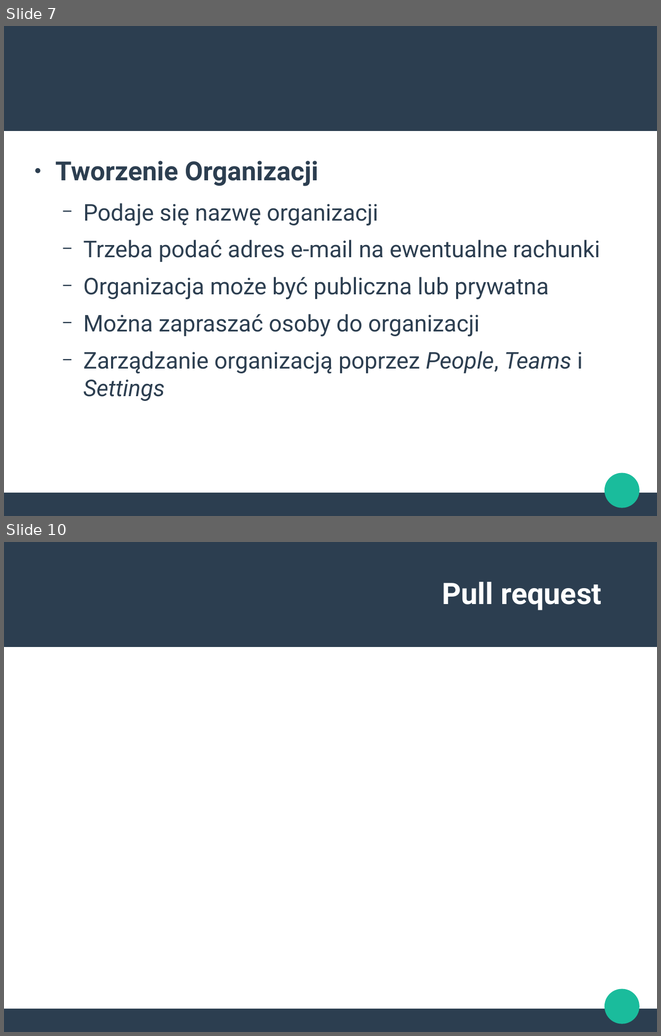
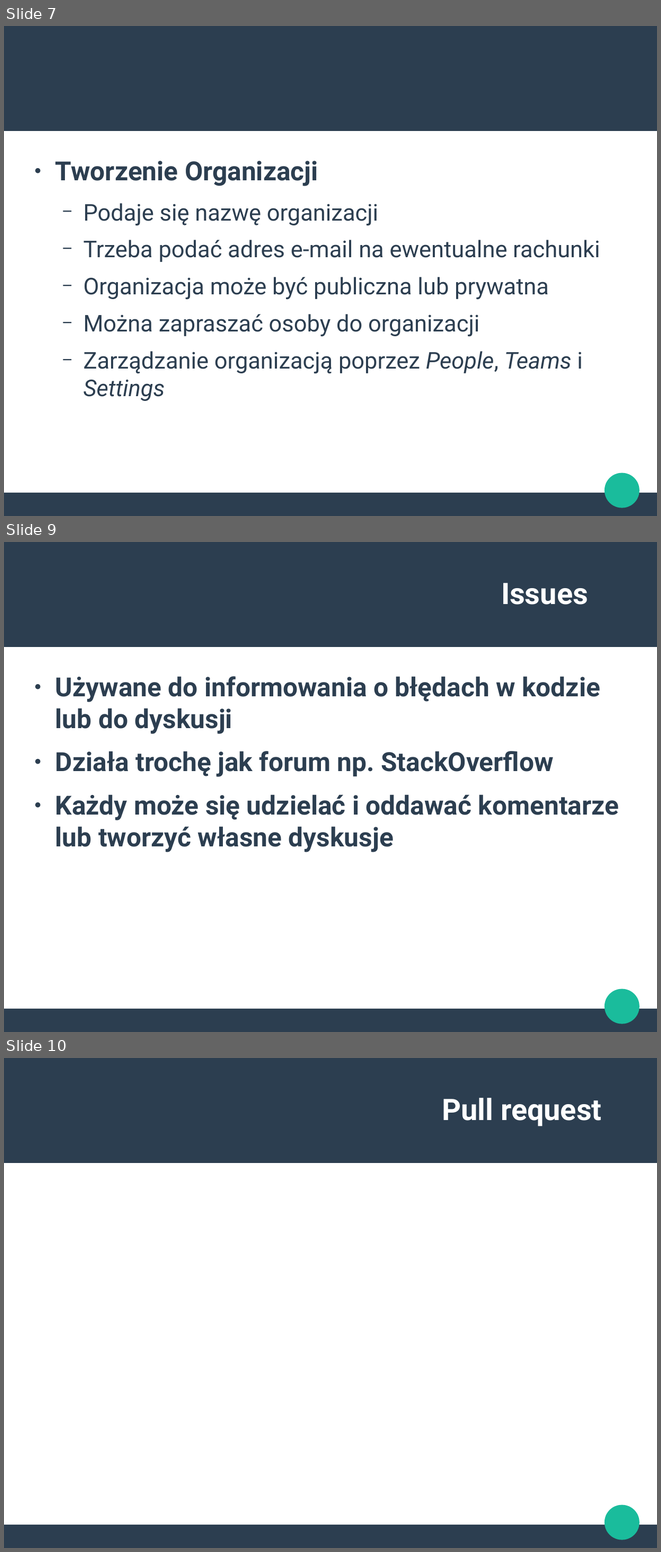
Before and after one commit to PZZProject/ProjecktPrezentacja, a slide deck: PrezentacjaGitHub.odp. Shown one above the other, each under a label of ours: slides 7 and 10 before the commit, slides 7, 9 and 10 after it; the slides between them are not shown. The pictures are 661x1036 and 661x1552 pixels, drawn with LibreOffice and Linux fonts; fonts in the diff are those of the drawing. Boxes give left, top, right and bottom in pixels: in the first picture for what was removed or moved away, otherwise in the second. Text is boxed around its words. In the diff, an @@ line names an element or a change of style, - is before the commit and + after.

```diff
--- a/PrezentacjaGitHub.odp
+++ b/PrezentacjaGitHub.odp
@@ slide 9 added at bbox=[4, 542, 657, 1032], background #FFFFFF; not listed: 3 template elements that a slide beside it also shows @@
@@ title added at bbox=[501, 583, 588, 605], 36 pt, text #FFFFFF, bold @@
+Issues
@@ text added at bbox=[55, 676, 619, 852], 32 pt, text #2C3E50, bold @@
+● Używane do informowania o błędach w kodzie lub do dyskusji
+● Działa trochę jak forum np. StackOverflow
+● Każdy może się udzielać i oddawać komentarze lub tworzyć własne dyskusje
```
Also in this commit, not shown: 6 other slides added, 7 slides removed.
